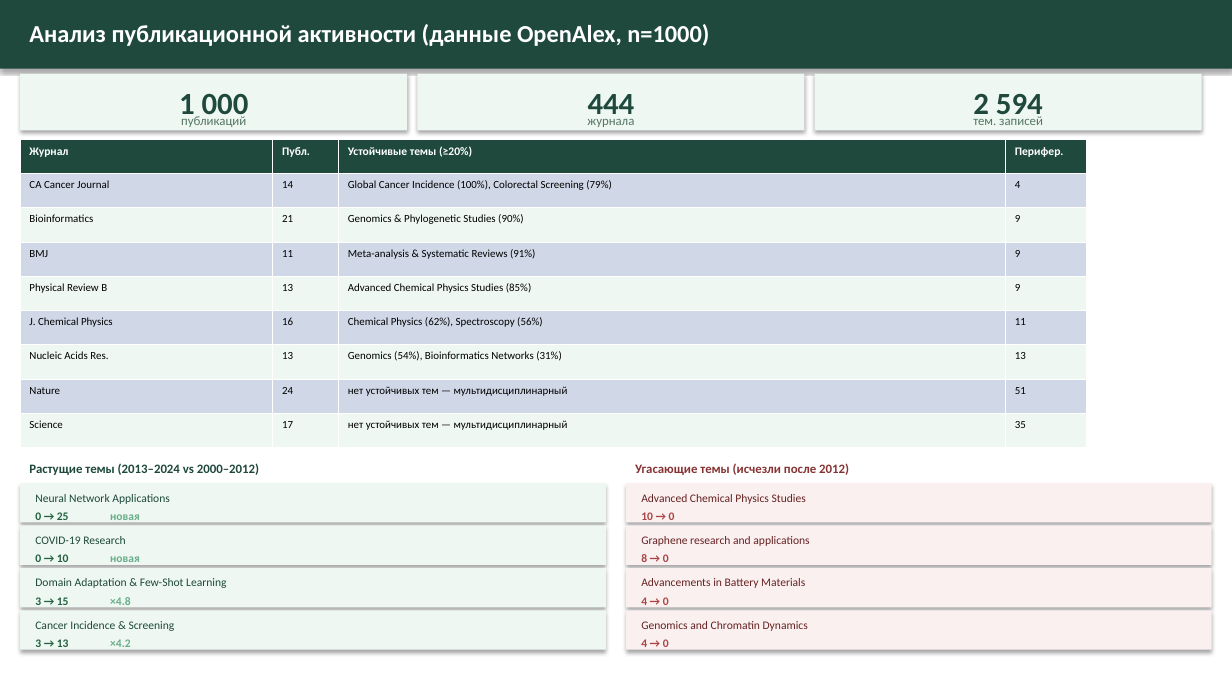
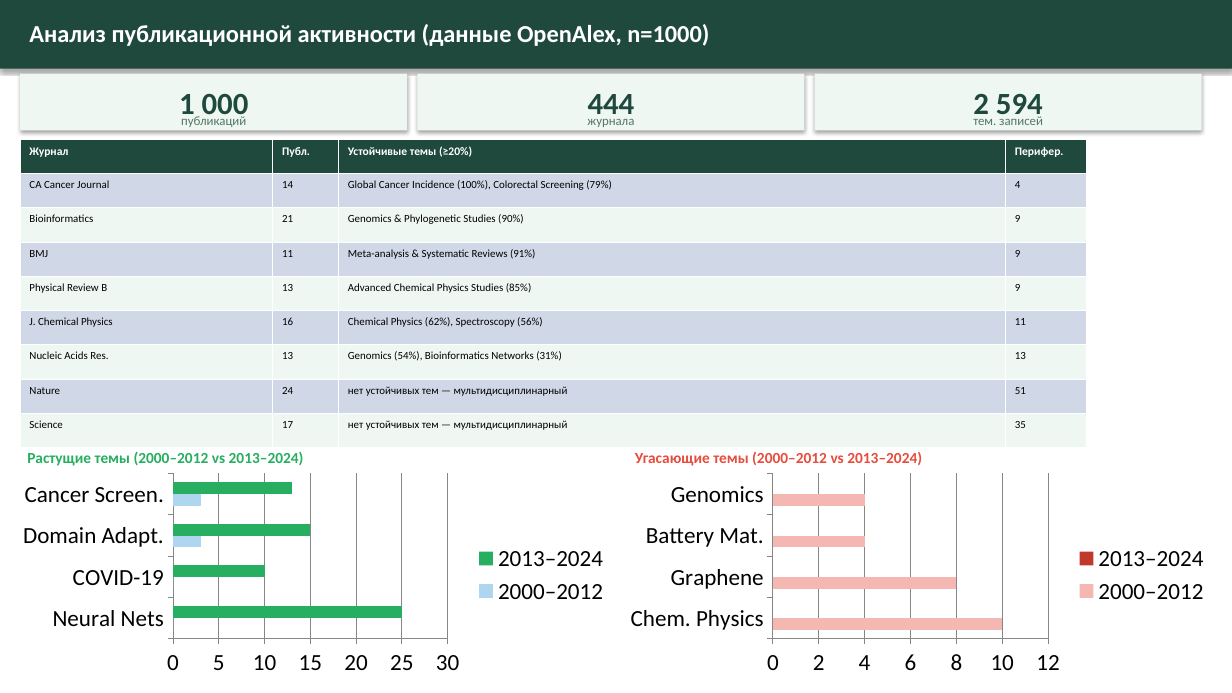
Before and after one commit to surnova2703/muiv3year, a slide deck: slide 5 of docs/Визуализация науки на основе метаданных публикаций и журналов.pptx. Drawn at 1232x693 pixels with LibreOffice and Linux fonts; fonts in the diff are those of the drawing. Boxes give left, top, right and bottom in pixels: in the first picture for what was removed or moved away, otherwise in the second. Text is boxed around its words. In the diff, an @@ line names an element or a change of style, - is before the commit and + after.

```diff
--- a/docs/Визуализация науки на основе метаданных публикаций и журналов.pptx
+++ b/docs/Визуализация науки на основе метаданных публикаций и журналов.pptx
@@ bar chart added at (11,470,618,680) @@
+categories: Neural Nets, COVID-19, Domain Adapt., Cancer Screen.
+2000–2012: 0, 0, 3, 3
+2013–2024: 25, 10, 15, 13
@@ text at (27,451,304,466): text changed; size 10 to 12 pt; text colour #1F493D to #27AE60 @@
-Растущие темы (2013–2024 vs 2000–2012)
+Растущие темы (2000–2012 vs 2013–2024)
@@ bar chart added at (618,470,1219,680) @@
+categories: Chem. Physics, Graphene, Battery Mat., Genomics
+2000–2012: 10, 8, 4, 4
+2013–2024: 0, 0, 0, 0
@@ text at (635,452,922,466): text changed; size 10 to 12 pt; text colour #883333 to #E74C3C @@
-Угасающие темы (исчезли после 2012)
+Угасающие темы (2000–2012 vs 2013–2024)
@@ rectangle removed at (20,483,606,523) @@
@@ text removed at (35,494,169,504) @@
-Neural Network Applications
@@ rectangle removed at (626,483,1212,523) @@
@@ text removed at (641,494,806,504) @@
-Advanced Chemical Physics Studies
@@ rectangle removed at (20,526,606,566) @@
@@ text removed at (35,512,69,523) @@
-0 → 25
@@ text removed at (35,536,125,544) @@
-COVID-19 Research
@@ text removed at (110,514,140,523) @@
-новая
@@ rectangle removed at (626,526,1212,566) @@
@@ text removed at (641,512,675,523) @@
-10 → 0
@@ text removed at (641,536,809,546) @@
-Graphene research and applications
@@ rectangle removed at (20,568,606,608) @@
@@ text removed at (35,554,69,566) @@
-0 → 10
@@ text removed at (110,556,140,566) @@
-новая
@@ rectangle removed at (626,568,1212,608) @@
@@ text removed at (641,553,669,566) @@
-8 → 0
@@ text removed at (35,578,226,588) @@
-Domain Adaptation & Few-Shot Learning
@@ text removed at (35,597,69,608) @@
-3 → 15
@@ text removed at (110,597,131,608) @@
-×4.8
@@ text removed at (641,578,805,588) @@
-Advancements in Battery Materials
@@ text removed at (641,597,669,608) @@
-4 → 0
@@ rectangle removed at (20,611,606,651) @@
@@ text removed at (35,621,175,631) @@
-Cancer Incidence & Screening
@@ rectangle removed at (626,611,1212,651) @@
@@ text removed at (641,621,808,631) @@
-Genomics and Chromatin Dynamics
@@ text removed at (35,639,69,651) @@
-3 → 13
@@ text removed at (110,639,131,651) @@
-×4.2
@@ text removed at (641,639,669,651) @@
-4 → 0
```
Also in this commit, not shown: 1 other slide changed.
